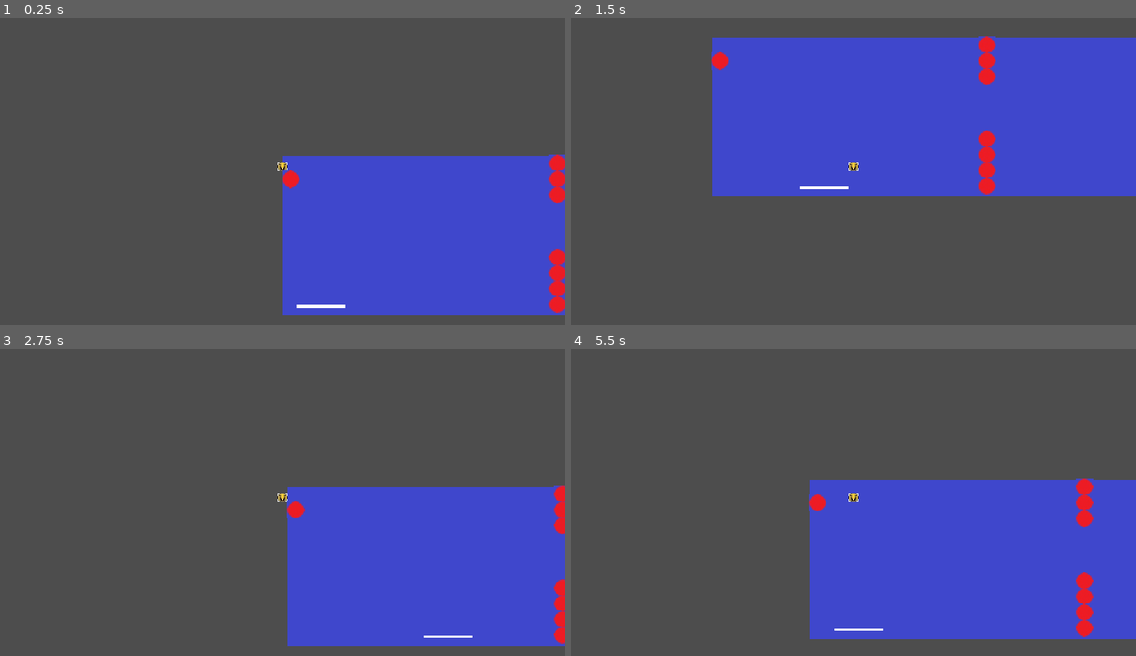
Above: before the commit, frames 1-4 (two rows, left to right).
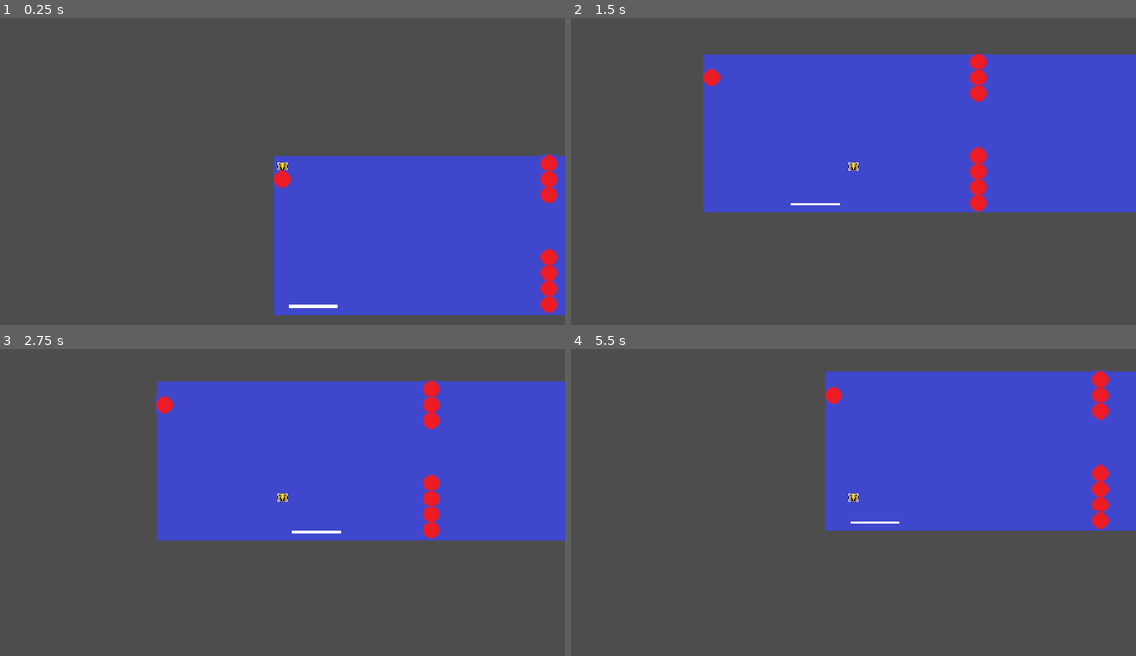
Above: after the commit, the same moments.

Repository: isobel-p/haven
Game: Godot game, scene res://game.tscn
Same seed, same stepped clock (60 frames per second), same inputs: the game is played once before the commit and once after it.
Inputs:
- Up to frame 1 (0.25 s): no input
- Up to frame 2 (1.5 s): hold Right (right) from 0.53 s (still down); tap Up (jump) at 0.6, 0.77, 1.07, 1.35 s
- Up to frame 3 (2.75 s): tap Up (jump) at 1.52, 1.82, 2.1 s; release Right (right) at 2.03 s; hold Left (left) from 2.03 s (still down)
- Up to frame 4 (5.5 s): release Left (left) at 2.78 s; hold Right (right) 2.78-4.28 s; tap Up (jump) at 2.85, 3.02, 3.32, 3.6, 3.77, 4.07, 4.35, 4.52, 4.82, 5.1 s; hold Left (left) 4.28-5.03 s; hold Right (right) from 5.03 s (still down)

The runs differ from the first frame. In frame 1, 2.1% of the frame differs, in the area x 48-100%, y 44-97%; in frame 2, 10%; in frame 3, 47%, in the area x 27-100%, y 10-97%; in frame 4, 41%.

Commit message:
Refactor character script

Diff:
--- a/scripts/character_body_2d.gd
+++ b/scripts/character_body_2d.gd
@@ -2,24 +2,17 @@
 
 var jumps: int = 2
 
-func _ready() -> void:
-	global_position.x = 0
+func respawn() -> void:
+	global_position.x = 17.5
 	global_position.y = 0
 
+func _ready() -> void:
+	respawn()
+
 func _physics_process(delta: float) -> void:
-	# Add the gravity.
 	if not is_on_floor():
 		velocity += get_gravity() * delta
-	#else:
-		#jumps = 2
 
-	## Handle jump.
-	##if Input.is_action_just_pressed("jump") and jumps > 0:
-		#velocity.y = -400
-		#jumps -= 1
-
-	# Get the input direction and handle the movement/deceleration.
-	# As good practice, you should replace UI actions with custom gameplay actions.
 	var direction := Input.get_axis("left", "right")
 	if direction:
 		velocity.x = direction * 300
@@ -27,8 +20,7 @@
 		velocity.x = move_toward(velocity.x, 0, 300)
 
 	if position.y > 300:
-		position.x = 0
-		position.y = 0
+		respawn()
 
 
 	move_and_slide()
Not shown, added: game.tscn9305037600.tmp
